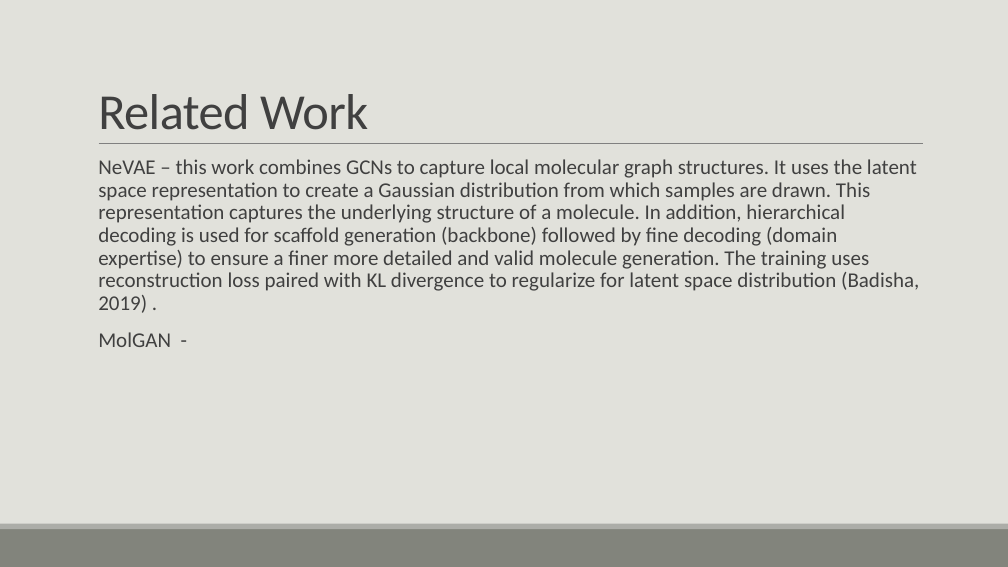
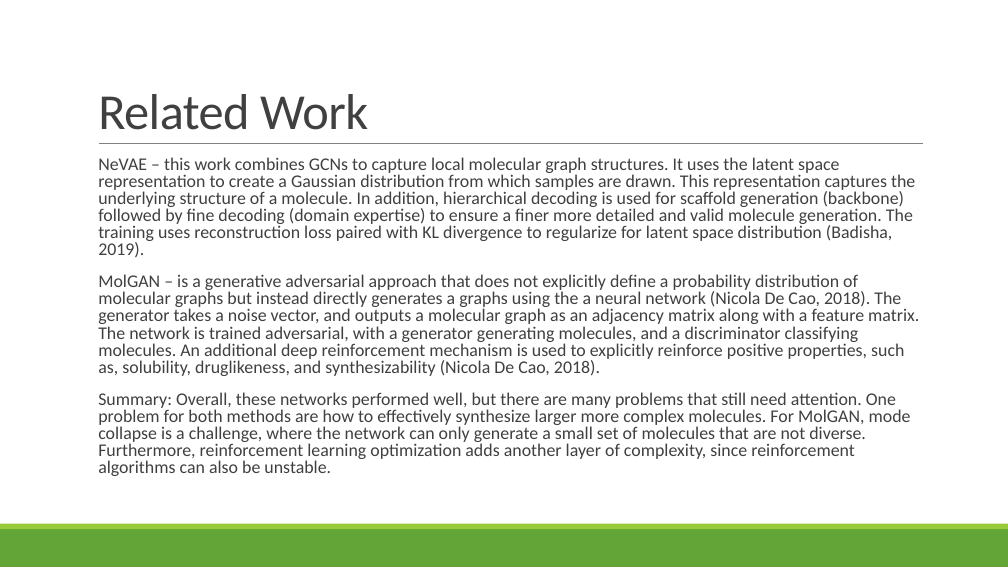
Before and after one commit to vanthony715/SMGAN, a slide deck: slide 7 of SMGAN.pptx (slide 8 before the commit). Drawn at 1008x567 pixels with LibreOffice and Linux fonts; fonts in the diff are those of the drawing. Boxes give left, top, right and bottom in pixels: in the first picture for what was removed or moved away, otherwise in the second. Text is boxed around its words. In the diff, an @@ line names an element or a change of style, - is before the commit and + after.

Commit message:
Added molecule visualizer and updated ppt

```diff
--- a/SMGAN.pptx
+++ b/SMGAN.pptx
@@ background #E1E1DB to #FFFFFF @@
@@ text at (x1=98, y1=157, x2=919, y2=476): text changed; size 20 to 17 pt @@
-  NeVAE – this work combines GCNs to capture local molecular graph structures. It uses the latent space representation to create a Gaussian distribution from which samples are drawn. This representation captures the underlying structure of a molecule. In addition, hierarchical decoding is used for scaffold generation (backbone) followed by fine decoding (domain expertise) to ensure a finer more detailed and valid molecule generation. The training uses reconstruction loss paired with KL divergence to regularize for latent space distribution (Badisha, 2019) .
-  MolGAN -
+  NeVAE – this work combines GCNs to capture local molecular graph structures. It uses the latent space representation to create a Gaussian distribution from which samples are drawn. This representation captures the underlying structure of a molecule. In addition, hierarchical decoding is used for scaffold generation (backbone) followed by fine decoding (domain expertise) to ensure a finer more detailed and valid molecule generation. The training uses reconstruction loss paired with KL divergence to regularize for latent space distribution (Badisha, 2019).
+  MolGAN – is a generative adversarial approach that does not explicitly define a probability distribution of molecular graphs but instead directly generates a graphs using the a neural network (Nicola De Cao, 2018). The generator takes a noise vector, and outputs a molecular graph as an adjacency matrix along with a feature matrix. The network is trained adversarial, with a generator generating molecules, and a discriminator classifying molecules. An additional deep reinforcement mechanism is used to explicitly reinforce positive properties, such as, solubility, druglikeness, and synthesizability (Nicola De Cao, 2018).
+  Summary: Overall, these networks performed well, but there are many problems that still need attention. One problem for both methods are how to effectively synthesize larger more complex molecules. For MolGAN, mode collapse is a challenge, where the network can only generate a small set of molecules that are not diverse. Furthermore, reinforcement learning optimization adds another layer of complexity, since reinforcement algorithms can also be unstable.
@@ rectangle at (x1=0, y1=529, x2=1008, y2=567): fill #82847C to #63A537 @@
@@ rectangle at (x1=0, y1=524, x2=1008, y2=529): fill #ACADA8 to #99CB38 @@
```
Also in this commit, not shown: 11 other slides changed, 6 slides added, 4 slides removed, 5 other files.
